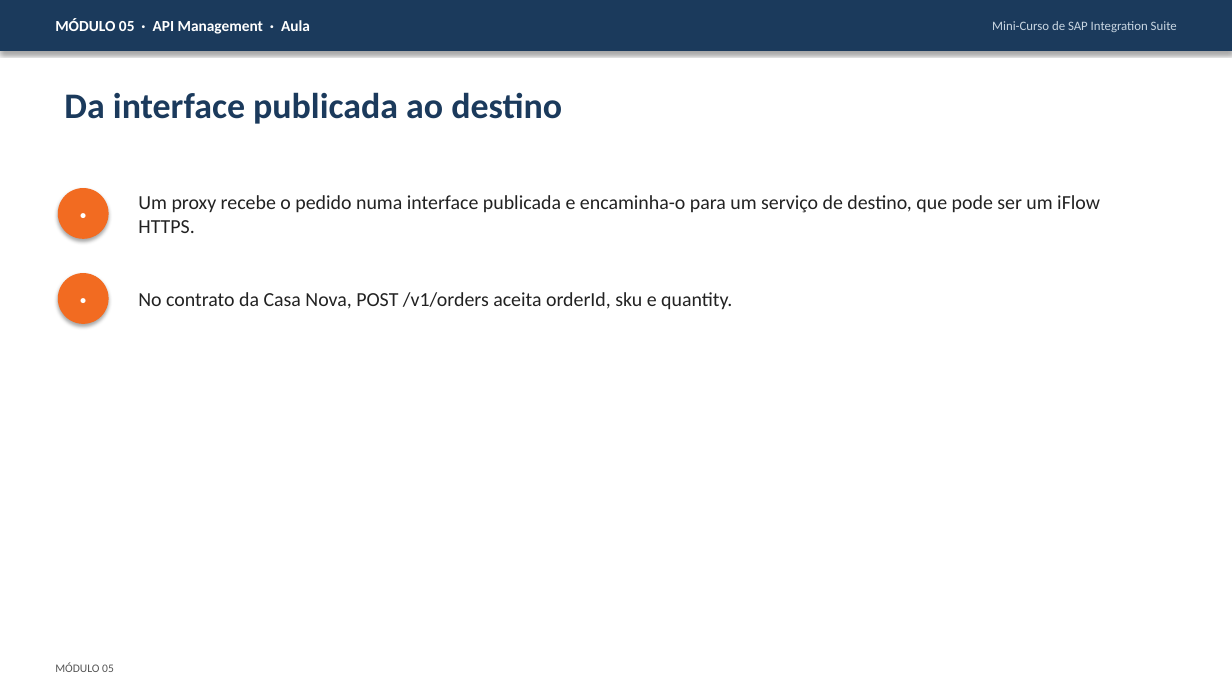
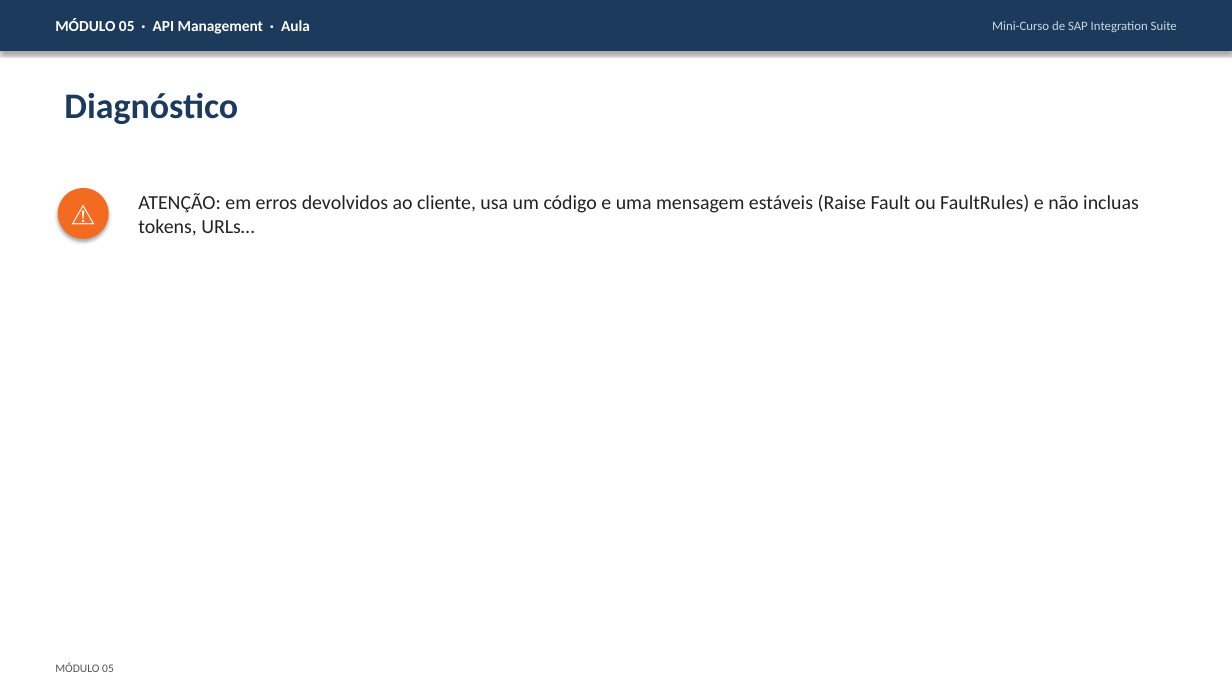
Before and after one commit to AdrianoHebreu/estudos, a slide deck: slide 33 of Integration_suite_studies/05-API-Management/05-API-Management.pptx (slide 4 before the commit). Drawn at 1232x693 pixels with LibreOffice and Linux fonts; fonts in the diff are those of the drawing. Boxes give left, top, right and bottom in pixels: in the first picture for what was removed or moved away, otherwise in the second. Text is boxed around its words. In the diff, an @@ line names an element or a change of style, - is before the commit and + after.

```diff
--- a/Integration_suite_studies/05-API-Management/05-API-Management.pptx
+++ b/Integration_suite_studies/05-API-Management/05-API-Management.pptx
@@ text at (x1=64, y1=92, x2=238, y2=124): text changed @@
-Da interface publicada ao destino
+Diagnóstico
@@ text in ellipse at (x1=57, y1=189, x2=108, y2=239): text changed @@
-•
+⚠
@@ text at (x1=138, y1=193, x2=1139, y2=236): text changed @@
-Um proxy recebe o pedido numa interface publicada e encaminha-o para um serviço de destino, que pode ser um iFlow HTTPS.
+ATENÇÃO: em erros devolvidos ao cliente, usa um código e uma mensagem estáveis (Raise Fault ou FaultRules) e não incluas tokens, URLs…
@@ ellipse removed at (x1=57, y1=274, x2=108, y2=324) @@
-•
@@ text removed at (x1=138, y1=292, x2=732, y2=310) @@
-No contrato da Casa Nova, POST /v1/orders aceita orderId, sku e quantity.
```
Also in this commit, not shown: 9 other slides changed, 29 slides added, 47 other files.
